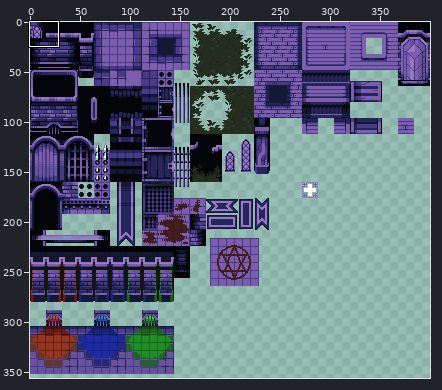
Sprite sheet: Assets/Sprites/Tiles.png. The first picture is a wide view before the edit; the outline marks the close-up.
Close-up. Before:
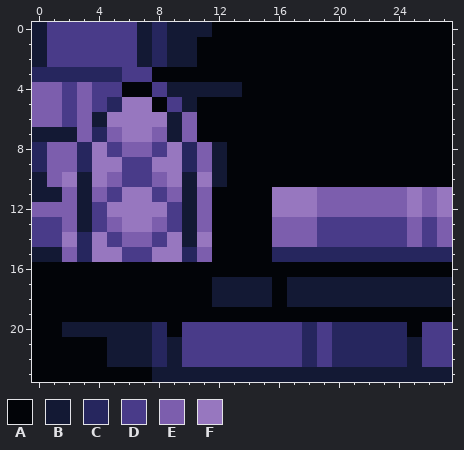
The file is 400x400 pixels. Colours within 5 levels of each other are drawn and written as one. Shown: x 0..27, y 0..23. The wide view leaves out empty margins.
Palette (. is transparent): A #020408  B #131934  C #26265e  D #493b89  E #7c5ead  F #9777bf
Pixels before, first column x 0:
 0 BDDDDDDBCBBBAAAAAAAAAAAAAAAA
 1 BDDDDDDBCBBAAAAAAAAAAAAAAAAA
 2 BDDDDDDBCBBAAAAAAAAAAAAAAAAA
 3 CCCCCCDDAAAAAAAAAAAAAAAAAAAA
 4 EEDEDDAADBBBBBAAAAAAAAAAAAAA
 5 EEDEDCFFADBAAAAAAAAAAAAAAAAA
 6 EEDEBFFFFBEAAAAAAAAAAAAAAAAA
 7 BBBECEFFEBEAAAAAAAAAAAAAAAAA
 8 CEECFDEEDFCEBAAAAAAAAAAAAAAA
 9 CEECFFDDFFCEBAAAAAAAAAAAAAAA
10 BEFBFEDDEFBFBAAAAAAAAAAAAAAA
11 BBEBEDFFDEBEAAAAFFFEEEEEEFEF
12 EEEBDFFFFDBEAAAAFFFEEEEEEFEF
13 DDEBDEFFEDBEAAAAEEEDDDDDDEDE
14 DDFCFDEEDFBFAAAAEEEDDDDDDEDE
15 BBECFFDDFFCEAAAACCCCCCCCCCCC
16 AAAAAAAAAAAAAAAAAAAAAAAAAAAA
17 AAAAAAAAAAAABBBBABBBBBBBBBBB
18 AAAAAAAAAAAABBBBABBBBBBBBBBB
19 AAAAAAAAAAAAAAAAAAAAAAAAAAAA
20 AABBBBBBCADDDDDDDDCDCCCCCADD
21 AAAAABBBCBDDDDDDDDCDCCCCCBDD
22 AAAAABBBCBDDDDDDDDCDCCCCCBDD
23 AAAAAAAABBBBBBBBBBBBBBBBBBBB
After:
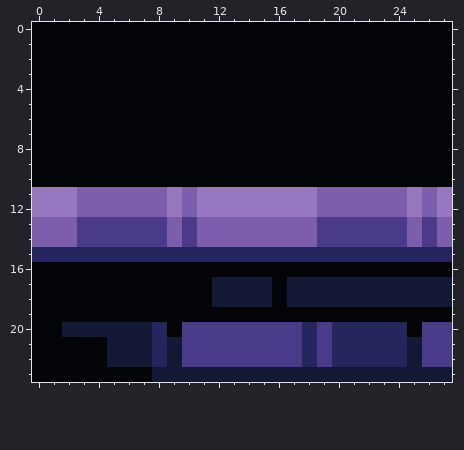
Difference:
y 0: x 0..11 BDDDDDDBCBBB -> AAAAAAAAAAAA
y 1..2: x 0..10 BDDDDDDBCBB -> AAAAAAAAAAA
y 3: x 0..7 CCCCCCDD -> AAAAAAAA
y 4: x 0..5 EEDEDD -> AAAAAA; x 8..13 DBBBBB -> AAAAAA
y 5: x 0..7 EEDEDCFF -> AAAAAAAA; x 9..10 DB -> AA
y 6: x 0..10 EEDEBFFFFBE -> AAAAAAAAAAA
y 7: x 0..10 BBBECEFFEBE -> AAAAAAAAAAA
y 8: x 0..12 CEECFDEEDFCEB -> AAAAAAAAAAAAA
y 9: x 0..12 CEECFFDDFFCEB -> AAAAAAAAAAAAA
y 10: x 0..12 BEFBFEDDEFBFB -> AAAAAAAAAAAAA
y 11: x 0..3 BBEB -> FFFE; x 5..15 DFFDEBEAAAA -> EEEEFEFFFFF
y 12: x 0..15 EEEBDFFFFDBEAAAA -> FFFEEEEEEFEFFFFF
y 13: x 0..1 DD -> EE; x 3 B -> D; x 5..10 EFFEDB -> DDDDED; x 12..15 AAAA -> EEEE
y 14: x 0..4 DDFCF -> EEEDD; x 6..7 EE -> DD; x 9..15 FBFAAAA -> EDEEEEE
y 15: x 0..2 BBE -> CCC; x 4..9 FFDDFF -> CCCCCC; x 11..15 EAAAA -> CCCCC
Changed places in both close-ups, as pixel boxes (x1, y1, x2, y2):
changed: (32, 22, 272, 262)
